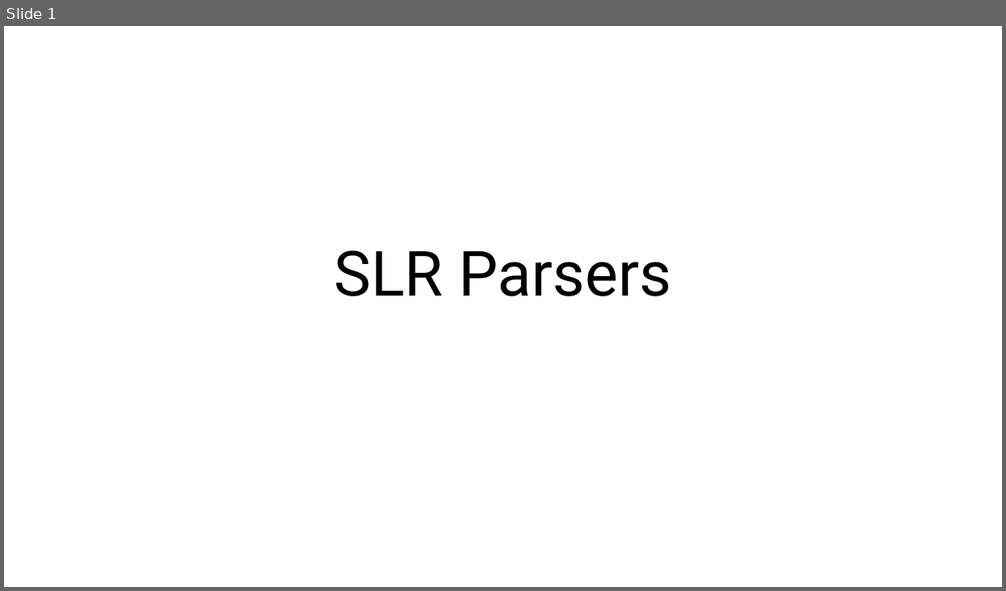
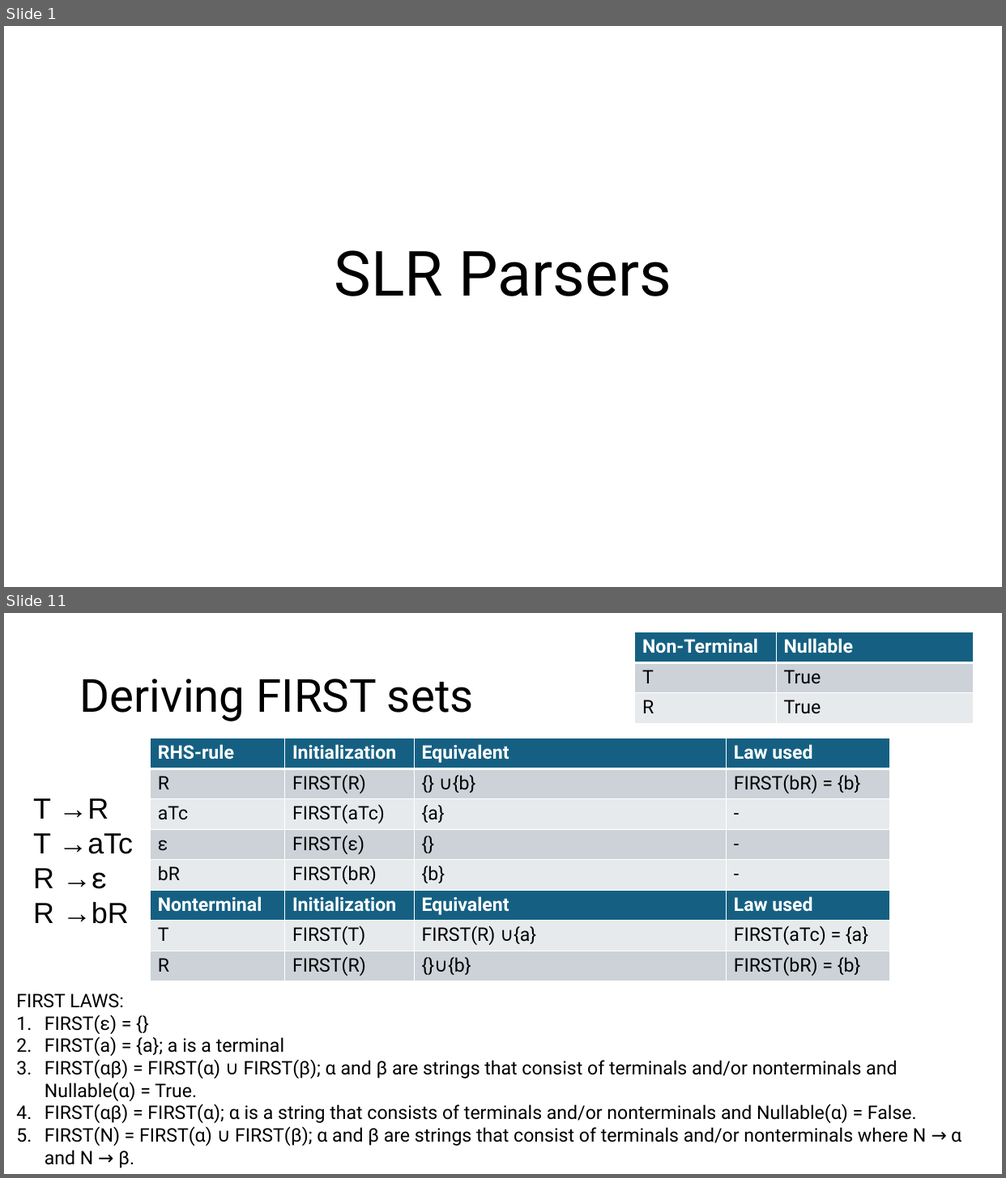
Before and after one commit to Danieldv-s/Research-Materials, a slide deck: Syntax-Analysis/Section2.13Expansion.pptx. Shown one above the other, each under a label of ours: slide 1 before the commit, slides 1 and 11 after it; the slides between them are not shown. The pictures are 1006x591 and 1006x1178 pixels, drawn with LibreOffice and Linux fonts; fonts in the diff are those of the drawing. Boxes give left, top, right and bottom in pixels: in the first picture for what was removed or moved away, otherwise in the second. Text is boxed around its words. In the diff, an @@ line names an element or a change of style, - is before the commit and + after.

Commit message:
Nullable and FIRST complete. Working on FOLLOW

```diff
--- a/Syntax-Analysis/Section2.13Expansion.pptx
+++ b/Syntax-Analysis/Section2.13Expansion.pptx
@@ slide 11 added at box(4, 613, 1002, 1174), background #FFFFFF @@
@@ table added at box(635, 632, 974, 724), 3 rows, 2 columns @@
+Non-Terminal | Nullable
+T | True
+R | True
@@ title added at box(80, 679, 474, 722), 44 pt, text #000000 @@
+Deriving FIRST sets
@@ table added at box(150, 739, 889, 982), 8 rows, 4 columns @@
+RHS-rule | Initialization | Equivalent | Law used
+R | FIRST(R) | {} ∪{b} | FIRST(bR) = {b}
+aTc | FIRST(aTc) | {a} | -
+ε | FIRST(ε) | {} | -
+bR | FIRST(bR) | {b} | -
+Nonterminal | Initialization | Equivalent | Law used
+T | FIRST(T) | FIRST(R) ∪{a} | FIRST(aTc) = {a}
+R | FIRST(R) | {}∪{b} | FIRST(bR) = {b}
@@ text added at box(33, 798, 133, 924), 28 pt, text #000000 @@
+T →R
+T →aTc
+R →ε
+R →bR
@@ text added at box(16, 994, 961, 1169), 18 pt, text #000000 @@
+FIRST LAWS:
+1. FIRST(ε) = {}
+2. FIRST(a) = {a}; a is a terminal
+3. FIRST(αβ) = FIRST(α) ∪ FIRST(β); α and β are strings that consist of terminals and/or nonterminals and Nullable(α) = True.
+4. FIRST(αβ) = FIRST(α); α is a string that consists of terminals and/or nonterminals and Nullable(α) = False.
+5. FIRST(N) = FIRST(α) ∪ FIRST(β); α and β are strings that consist of terminals and/or nonterminals where N → α and N → β.
```
Also in this commit, not shown: 14 slides changed, 14 other slides added.
